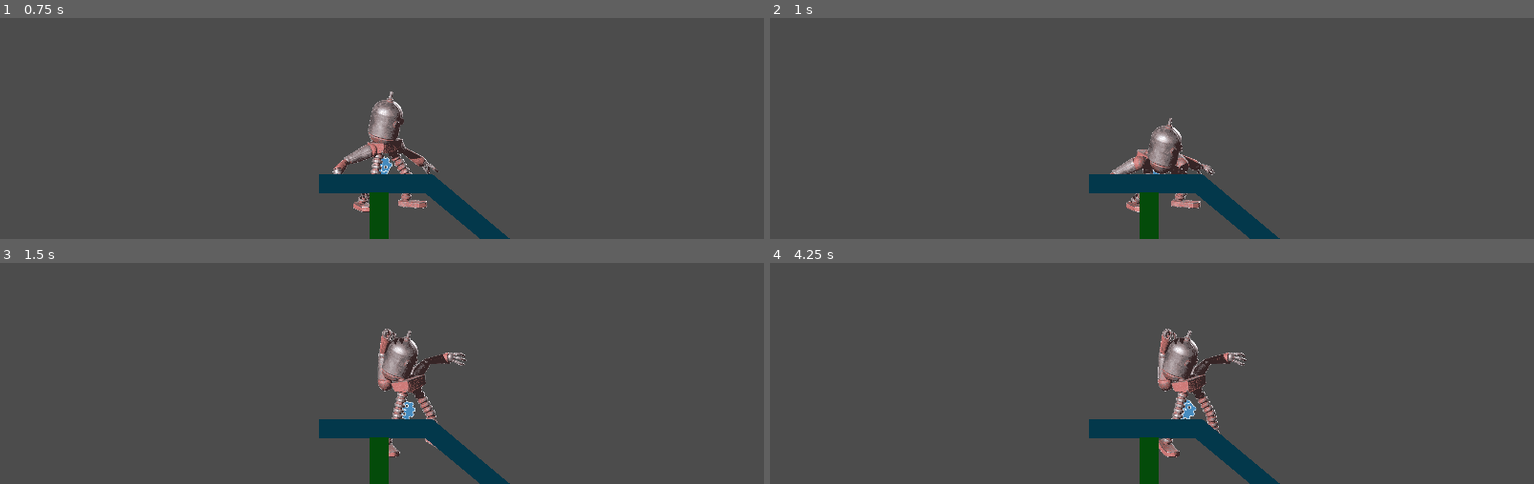
Above: before the commit, frames 1-4 (two rows, left to right).
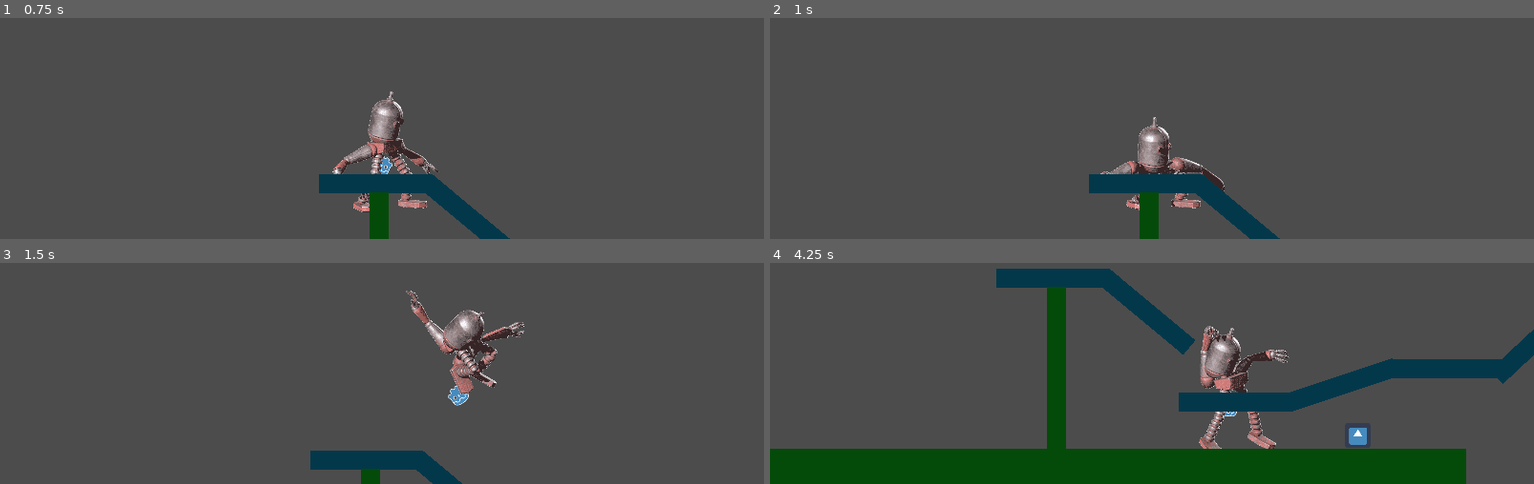
Above: after the commit, the same moments.

Repository: DeepHorizonsCL/perrobot
Game: Godot game, scene res://Scenes/Mapa.tscn
The game is run twice, just before and just after one commit, with the same random seed, the same clock (stepped at 60 frames per second) and the same inputs. The engine's default icon, where the game draws it, is replaced by a stand-in: a white triangle on a blue panel in a dark square.
Inputs:
- Up to frame 1 (0.75 s): tap Enter (ui_accept) at 0.5 s; hold Right (ui_right) from 0.53 s (still down)
- Up to frame 2 (1 s): keep holding Right (ui_right); tap Enter (ui_accept) at 0.77 s
- Up to frame 3 (1.5 s): keep holding Right (ui_right)
- Up to frame 4 (4.25 s): tap Enter (ui_accept) at 1.52, 3.02, 3.77 s; release Right (ui_right) at 2.03 s; hold Left (ui_left) 2.03-2.78 s; hold Right (ui_right) from 2.78 s (still down)

Frame 1 is identical in both runs. In frame 2, 1.6% of the frame differs, in the area x 43-60%, y 44-88%; in frame 3, 8.2%; in frame 4, 28%, in the area x 0-100%, y 2-100%.

Commit message:
MOD: Calibración Robot

Diff:
--- a/Objects/Player/roboto.tscn
+++ b/Objects/Player/roboto.tscn
@@ -97,11 +97,6 @@
 "name": "idle",
 "speed": 15.0
 }, {
-"frames": [ ExtResource( 59 ), ExtResource( 76 ), ExtResource( 29 ), ExtResource( 38 ), ExtResource( 78 ) ],
-"loop": false,
-"name": "jump",
-"speed": 15.0
-}, {
 "frames": [ ExtResource( 60 ), ExtResource( 30 ), ExtResource( 69 ), ExtResource( 18 ), ExtResource( 74 ), ExtResource( 53 ), ExtResource( 49 ), ExtResource( 28 ), ExtResource( 32 ), ExtResource( 33 ), ExtResource( 62 ) ],
 "loop": false,
 "name": "land",
@@ -115,11 +110,16 @@
 "frames": [ ExtResource( 22 ), ExtResource( 66 ), ExtResource( 67 ), ExtResource( 70 ), ExtResource( 51 ), ExtResource( 54 ), ExtResource( 52 ), ExtResource( 39 ), ExtResource( 24 ) ],
 "loop": false,
 "name": "pre_jump",
-"speed": 15.0
+"speed": 30.0
 }, {
 "frames": [ ExtResource( 35 ), ExtResource( 48 ), ExtResource( 68 ) ],
 "loop": false,
 "name": "post_jump",
+"speed": 15.0
+}, {
+"frames": [ ExtResource( 59 ), ExtResource( 76 ), ExtResource( 29 ), ExtResource( 38 ), ExtResource( 78 ) ],
+"loop": false,
+"name": "jump",
 "speed": 15.0
 } ]
 
@@ -189,8 +189,8 @@
 position = Vector2( 7.43451, -103.469 )
 scale = Vector2( 0.65, 0.65 )
 frames = SubResource( 2 )
-animation = "idle"
-frame = 3
+animation = "pre_jump"
+frame = 8
 playing = true
 [connection signal="timeout" from="TimerInmune" to="." method="_on_TimerInmune_timeout"]
 [connection signal="animation_finished" from="ani_cabeza_brazos_piernas" to="." method="_on_ani_cabeza_brazos_piernas_animation_finished"]
--- a/Scripts/playerController.gd
+++ b/Scripts/playerController.gd
@@ -19,8 +19,8 @@
 
 
 var tope = 700
-var topeIni = 500
-var topeMax = 700
+var topeIni = 1800
+var topeMax = 2000
 var subida = 0
 var bajando = false
 
@@ -114,8 +114,7 @@
 	match tranformacion:
 		"cabeza":
 			speed = 125
-			topeIni = 1212
-			topeMax = 1212
+			topeMax = 2120
 			correr_value = 1
 
 			dificultadsalto_value = 0
@@ -140,8 +139,7 @@
 
 		"cabeza-brazo":
 			speed = 625
-			topeIni = 2000
-			topeMax = 3500
+			topeMax = 2500
 
 			correr_value = 1
 
@@ -164,8 +162,7 @@
 
 		"cabeza-2brazos":
 			speed = 645
-			topeIni = 2000
-			topeMax = 4000
+			topeMax = 2600
 			correr_value = 1
 
 			dificultadsalto_value = 0.45
@@ -187,8 +184,7 @@
 
 		"cabeza-pierna":
 			speed = 725
-			topeIni = 2000
-			topeMax = 6000
+			topeMax = 2600
 			correr_value = 1.12
 
 			dificultadsalto_value = 0.65
@@ -210,8 +206,7 @@
 
 		"cabeza-2piernas":
 			speed = 725
-			topeIni = 2000
-			topeMax = 4000
+			topeMax = 2700
 			correr_value = 1.12
 
 			dificultadsalto_value = 0.65
@@ -234,8 +229,7 @@
 
 		"cabeza-brazos_piernas":
 			speed = 725
-			topeIni = 2000
-			topeMax = 4000
+			topeMax = 2800
 			correr_value = 1.12
 
 			dificultadsalto_value = 0.85
@@ -258,8 +252,7 @@
 
 		"cabeza-torso":
 			speed = 812
-			topeIni = 2500
-			topeMax = 4000
+			topeMax = 2500
 			correr_value = 2.24
 
 			dificultadsalto_value = 1
@@ -281,8 +274,7 @@
 
 		"cabeza-torso-brazos":
 			speed = 812
-			topeIni = 2000
-			topeMax = 3600
+			topeMax = 2600
 			correr_value = 2.24
 
 			dificultadsalto_value = 1
@@ -304,8 +296,7 @@
 
 		"cabeza-torso-piernas":
 			speed = 812
-			topeIni = 2500
-			topeMax = 3800
+			topeMax = 2700
 			correr_value = 2.24
 
 			dificultadsalto_value = 1
@@ -327,8 +318,7 @@
 
 		"cuerpo-entero":
 			speed = 824
-			topeIni = 2000
-			topeMax = 4000
+			topeMax = 3000
 			correr_value = 2.24
 
 			dificultadsalto_value = 1
@@ -541,6 +531,10 @@
 		move = 1
 		sumador_salto = 6
 
+	if $ani_cabeza_brazos_piernas.animation == "post_jump" and is_on_floor() and not bajando:
+		move = 1
+		bajando = false
+
 	if $ani_cabeza_brazos_piernas.animation == "land" and is_on_floor() and bajando:
 		move = 1
 		bajando = false
Not shown, changed: Scenes/Camera2D.vs
